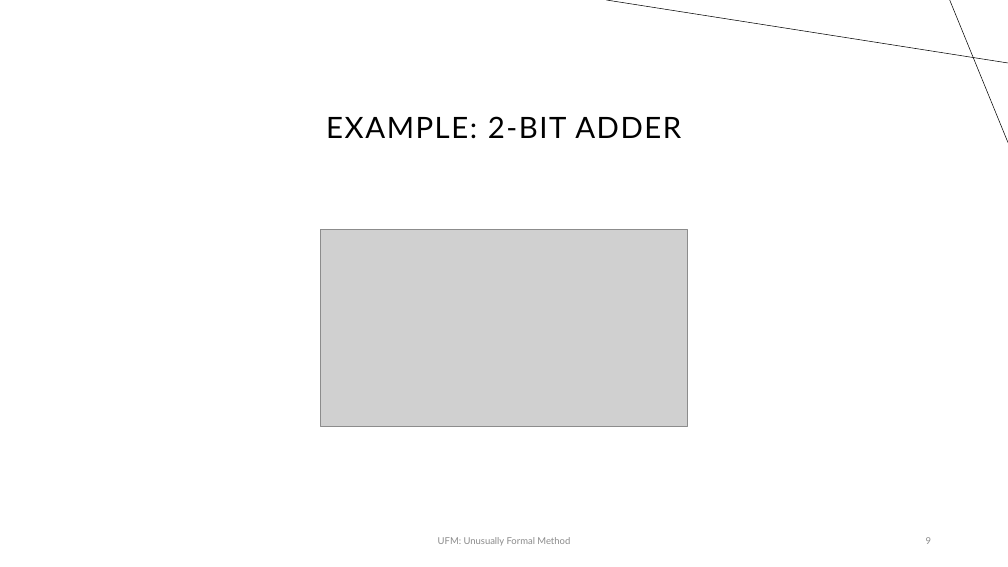
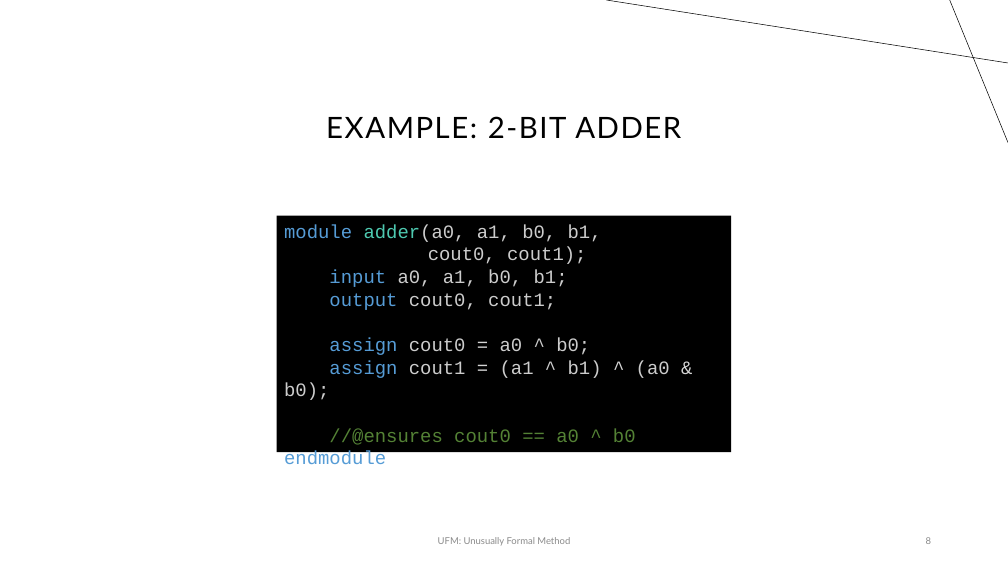
Before and after one commit to murrowow/verilog_program_verifier, a slide deck: slide 8 of Unusually Formal Method.pptx (slide 9 before the commit). Drawn at 1008x567 pixels with LibreOffice and Linux fonts; fonts in the diff are those of the drawing; grey boxes stand for pictures. Boxes give left, top, right and bottom in pixels: in the first picture for what was removed or moved away, otherwise in the second. Text is boxed around its words. In the diff, an @@ line names an element or a change of style, - is before the commit and + after.

```diff
--- a/Unusually Formal Method.pptx
+++ b/Unusually Formal Method.pptx
@@ rectangle added at <box>277,216,731,452</box>, fill #000000, 18 pt, text #CCCCCC @@
+module adder(a0, a1, b0, b1,
+cout0, cout1);
+input a0, a1, b0, b1;
+output cout0, cout1;
+assign cout0 = a0 ^ b0;
+assign cout1 = (a1 ^ b1) ^ (a0 & b0);
+//@ensures cout0 == a0 ^ b0
+endmodule
@@ picture removed at <box>321,230,687,426</box> @@
```
Also in this commit, not shown: 8 other slides changed, 1 slide added, 2 slides removed, 3 other files.
